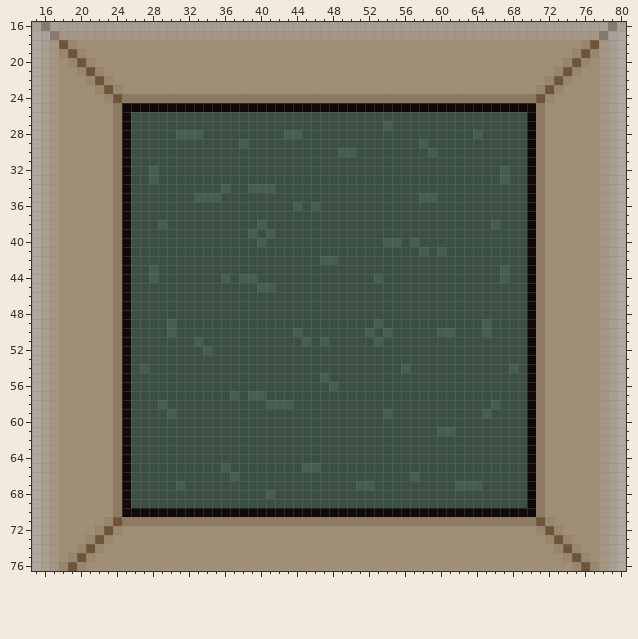
Pixel-art file: rooms/inner_hallway/inner_hallway.aseprite. The picture above was drawn from the file before the commit.
160x160 pixels, 1 frame. Colours within 5 levels of each other are drawn and written as one. Shown: x 15..80, y 16..76. The commit also changed other parts of the picture, which this record leaves out.
New version:
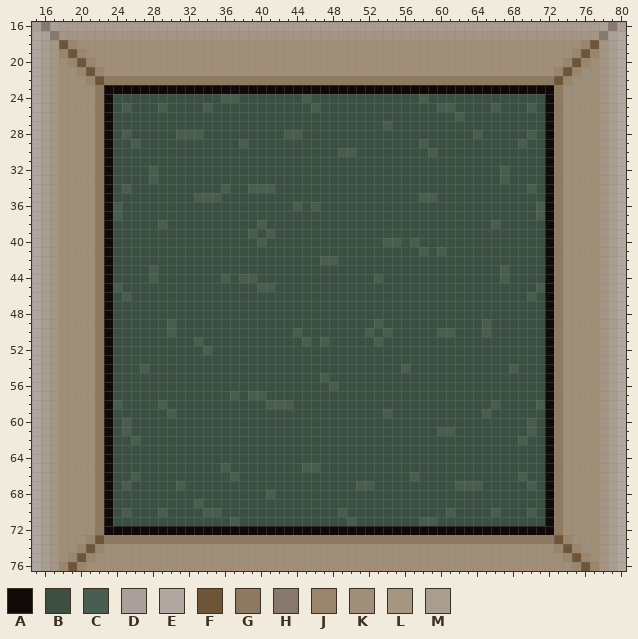
Palette (. is transparent): A #100908  B #3b5043  C #475d4f  D #aaa099  E #b0a7a0  F #6e5538  G #8e7a60  H #87796e  J #99866d  K #a08f76  L #a59683  M #a99d8f
Change:
Changed rows in their new state; - is an unchanged pixel.
Layer "inner_hallway":
first column x 22:
22 -GGGGGGGGGGGGGGGGGGGGGGGGGGGGGGGGGGGGGGGGGGGGGGGGGG-
23 GAAAAAAAAAAAAAAAAAAAAAAAAAAAAAAAAAAAAAAAAAAAAAAAAAAG
24 GABBBBBBBBBBBBCCBBBBBBBCBBBBBBBBBBBBCBBBBBBBBBBBBBAG
25 GABCBBBCBBBBCBBBBBBBBBBBCBBBBBBBBBBBBBCCBBBBCBBBCBAG
26 GABB------------------------------------C-------BBAG
27 GABB--------------------------------------------BBAG
28 GABC--------------------------------------------CBAG
29 GABBC------------------------------------------CBBAG
30 GABB--------------------------------------------BBAG
31 GABB--------------------------------------------BBAG
32 GABB--------------------------------------------BBAG
33 GABB--------------------------------------------BBAG
34 GABC--------------------------------------------CBAG
35 GABB--------------------------------------------BBAG
36 GACB--------------------------------------------BCAG
37 GACB--------------------------------------------BCAG
38 GABB--------------------------------------------BBAG
39 GABB--------------------------------------------BBAG
40 GABB--------------------------------------------BBAG
41 GABB--------------------------------------------BBAG
42 GABB--------------------------------------------BBAG
43 GABB--------------------------------------------BBAG
44 GABB--------------------------------------------BBAG
45 GACB--------------------------------------------BCAG
46 GABC--------------------------------------------CBAG
47 GABB--------------------------------------------BBAG
48 GABB--------------------------------------------BBAG
49 GABB--------------------------------------------BBAG
50 GABB--------------------------------------------BBAG
51 GABB--------------------------------------------BBAG
52 GABB--------------------------------------------BBAG
53 GABB--------------------------------------------BBAG
54 GABB--------------------------------------------BBAG
55 GABB--------------------------------------------BBAG
56 GABB--------------------------------------------BBAG
57 GABB--------------------------------------------BBAG
58 GACB--------------------------------------------BCAG
59 GABB--------------------------------------------BBAG
60 GABC--------------------------------------------CBAG
61 GABC--------------------------------------------CBAG
62 GABBC------------------------------------------CBBAG
63 GABB--------------------------------------------BBAG
64 GABB--------------------------------------------BBAG
65 GABB--------------------------------------------BBAG
66 GABBC------------------------------------------CBBAG
67 GABC--------------------------------------------CBAG
68 GABB--------------------------------------------BBAG
69 GABB-------C------------------------------------BBAG
70 GABCBBBCBBBBCCBBBBBBBBBBBBBCBBBBBBBBBBBCBBBBCBBBCBAG
71 GABBBBBBBBBBBBBCBBBBBBBBBBBBCBBBBBBBCCBBBBBBBBBBBBAG
72 GAAAAAAAAAAAAAAAAAAAAAAAAAAAAAAAAAAAAAAAAAAAAAAAAAAG
73 -GGGGGGGGGGGGGGGGGGGGGGGGGGGGGGGGGGGGGGGGGGGGGGGGGG-
